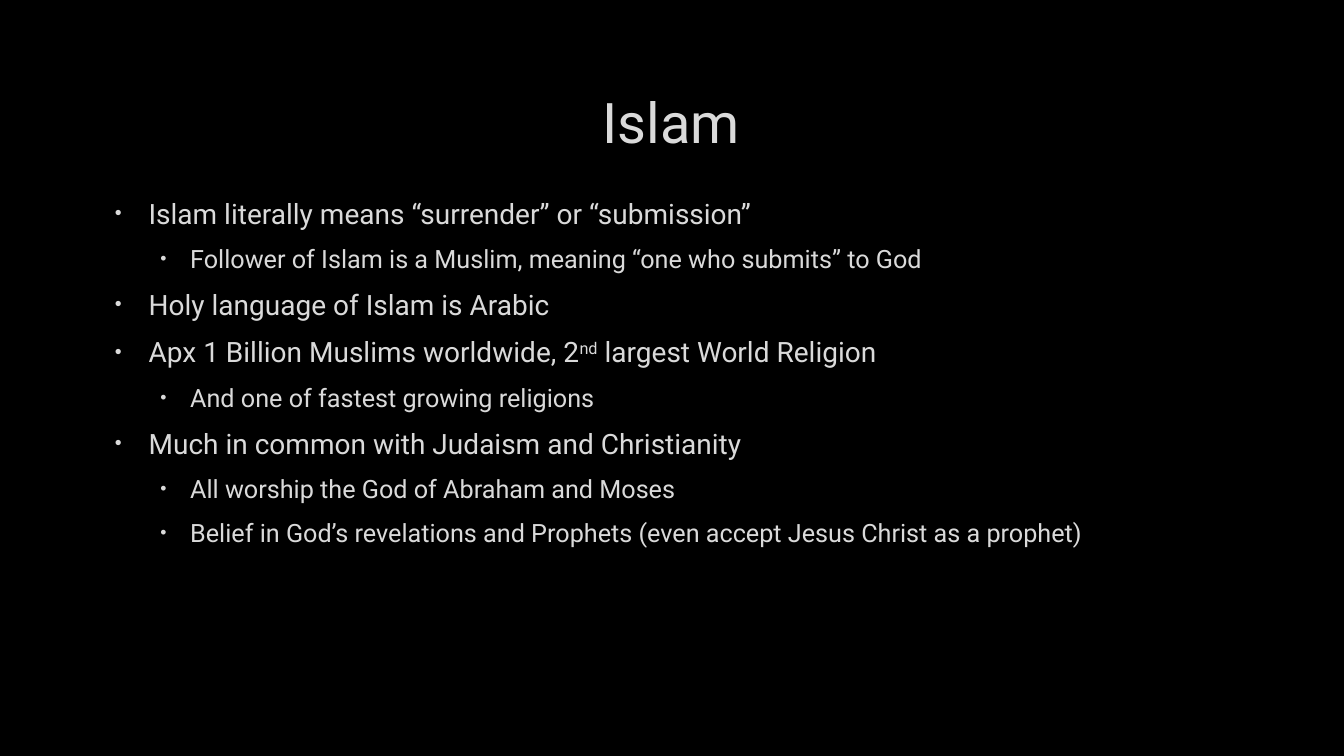
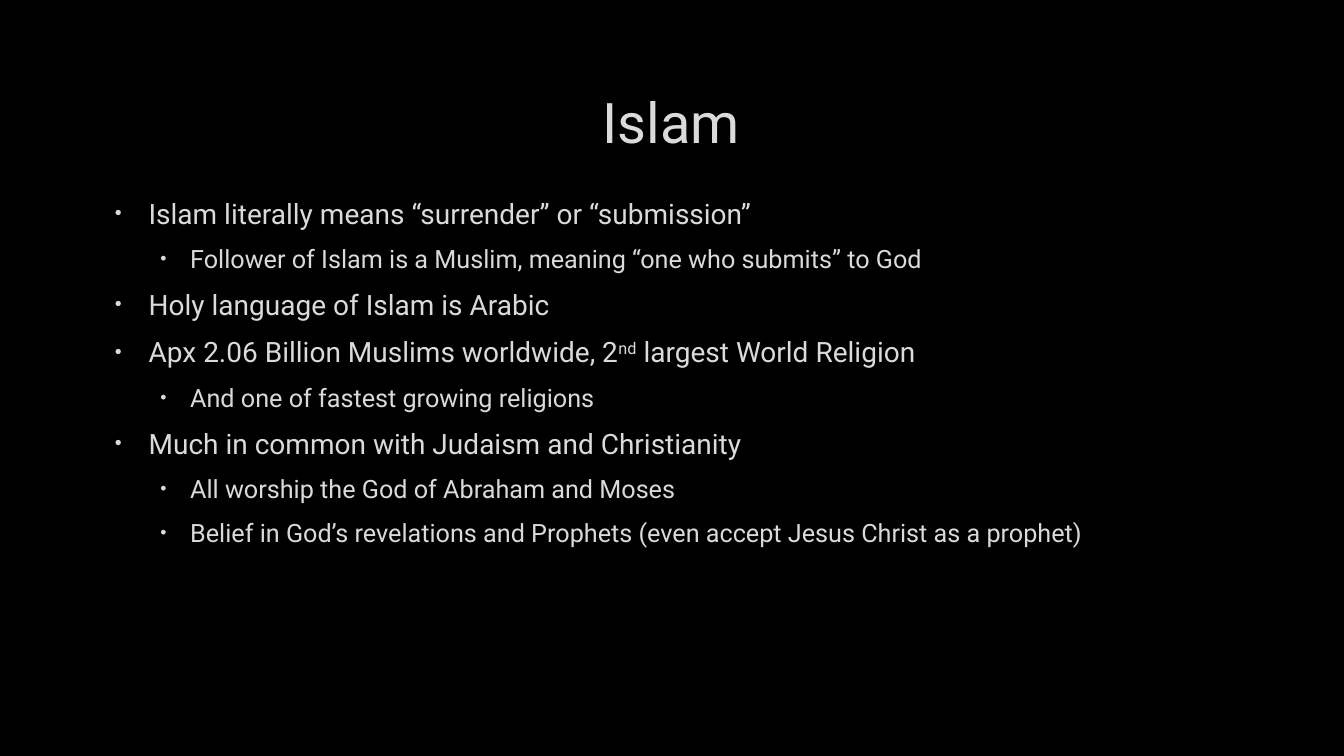
Before and after one commit to YugenPhotog/rcchistory, a slide deck: slide 2 of public/phil-210/powerpoint_pdfs/(REL 210 World Religions) Ch. 12 Islam.pptx. Drawn at 1344x756 pixels with LibreOffice and Linux fonts; fonts in the diff are those of the drawing; background and template pictures are left out. Boxes give left, top, right and bottom in pixels: in the first picture for what was removed or moved away, otherwise in the second. Text is boxed around its words. In the diff, an @@ line names an element or a change of style, - is before the commit and + after.

```diff
--- a/public/phil-210/powerpoint_pdfs/(REL 210 World Religions) Ch. 12 Islam.pptx
+++ b/public/phil-210/powerpoint_pdfs/(REL 210 World Religions) Ch. 12 Islam.pptx
@@ text at <box>149,341,916,368</box>: text changed @@
-• Apx 1 Billion Muslims worldwide, 2nd largest World Religion
+• Apx 2.06 Billion Muslims worldwide, 2nd largest World Religion
```
Also in this commit, not shown: 12 other slides changed, 1 slide added, 1 slide removed.
